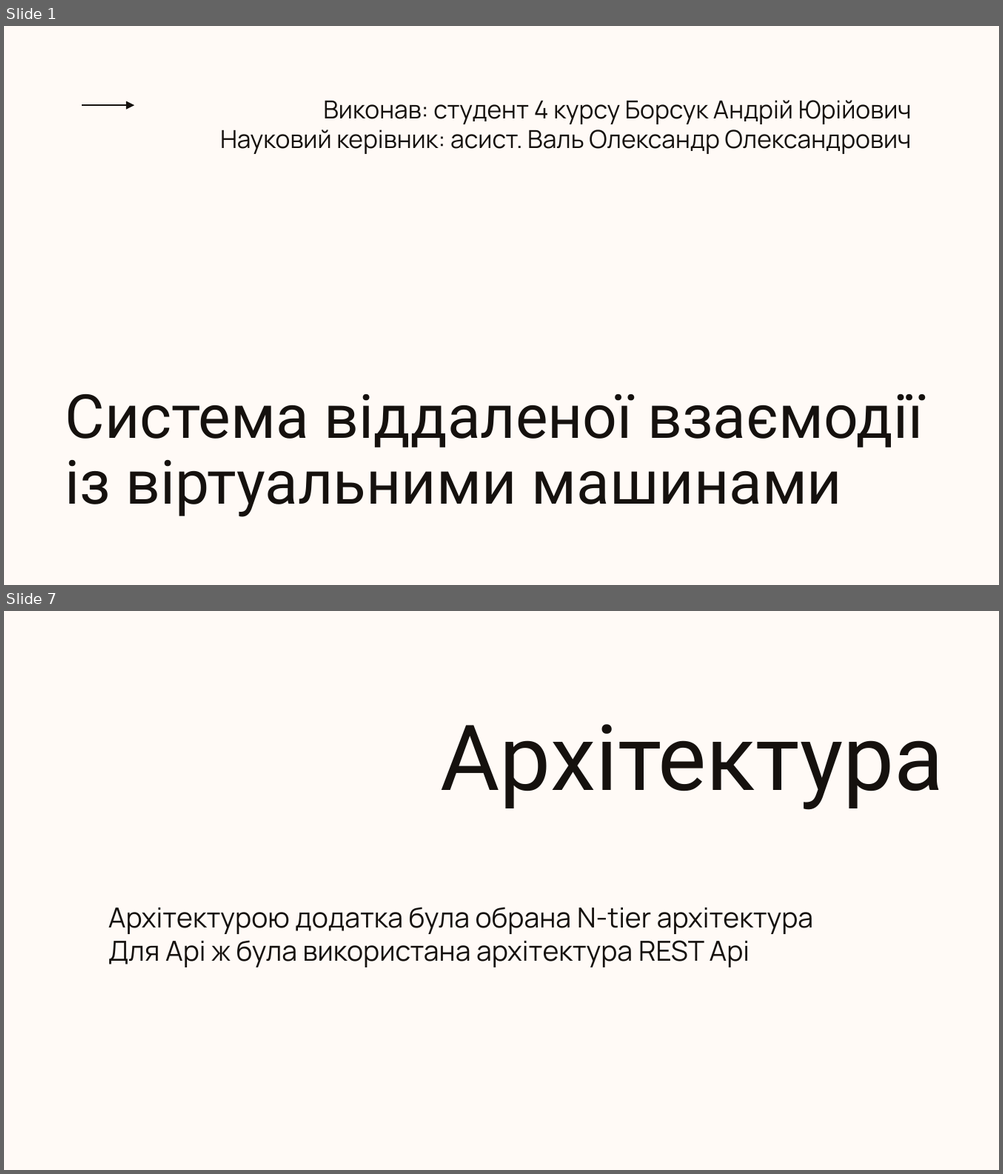
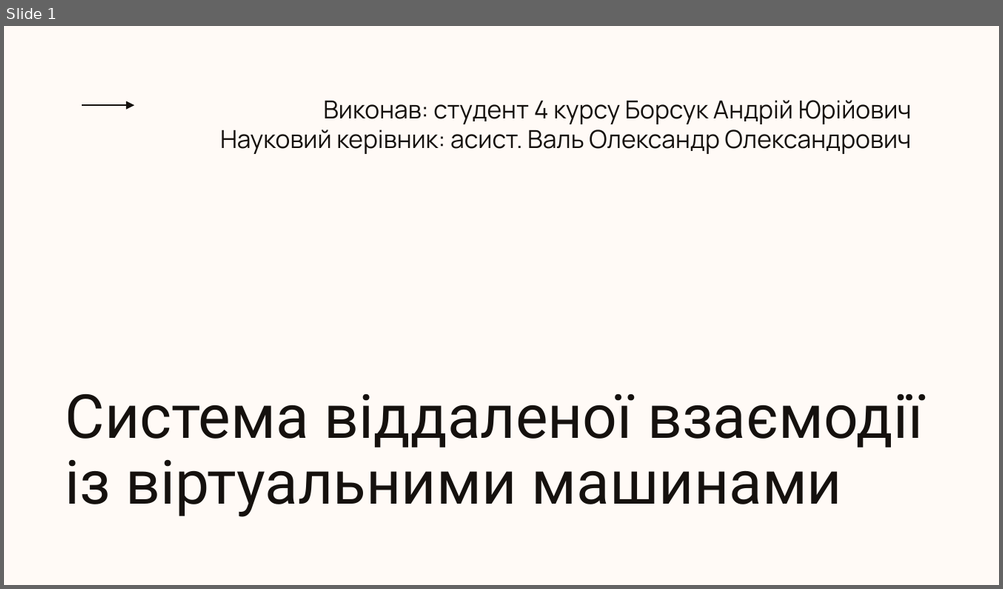
Before and after one commit to johnburitto/VMControlPanel, a slide deck: Презентація.pptx. Shown one above the other, each under a label of ours: slides 1 and 7 before the commit, slide 1 after it; the slides between them are not shown. The pictures are 1003x1174 and 1003x589 pixels, drawn with LibreOffice and Linux fonts; fonts in the diff are those of the drawing; background and template pictures are left out. Boxes give left, top, right and bottom in pixels: in the first picture for what was removed or moved away, otherwise in the second. Text is boxed around its words. In the diff, an @@ line names an element or a change of style, - is before the commit and + after.

```diff
--- a/Презентація.pptx
+++ b/Презентація.pptx
@@ slide 7 removed at (4, 611, 999, 1170), background picture (left out) @@
@@ title removed at (441, 724, 944, 810) @@
-Архітектура
@@ text removed at (108, 907, 813, 968) @@
-Архітектурою додатка була обрана N-tier архітектура
-Для Api ж була використана архітектура REST Api
```
Also in this commit, not shown: 13 slides changed, 3 slides added, 7 other slides removed, 12 other files.
